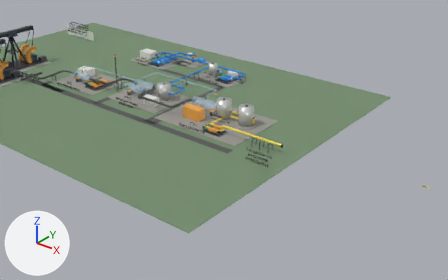
Two versions of the Blender file field_development_complex_new.blend, one commit apart.
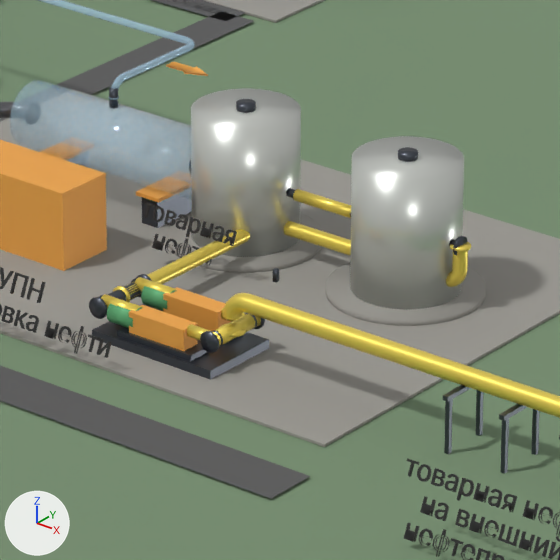
Each version is shown from a camera (50 mm lens) standing at (62.8, -55.6, 32.0) and looking at (19.9, -2.1, -1.2), then close up on the part from 42% to 60% of the width and 30% to 58% of the height. The axes (+X, +Y, +Z) are drawn at lower left. The lights are the same throughout. The last two pictures show the newer version.

In view in the first close-up: 'Field_ground', 'Label_товарная нефть\nна внешний\nнефт', 'Roads', 'UPN_export_pumps_common_skid', 'UPN_heater', 'UPN_pad', 'UPN_pump_to_export', 'UPN_sales_tank_A_body', 'UPN_sales_tank_B_body', 'UPN_sales_tank_B_foundation', 'UPN_tank_B_to_pump_suction', 'UPN_treater_body' and 40 more.
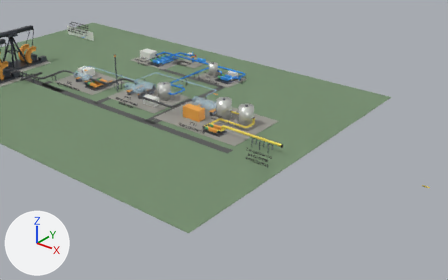
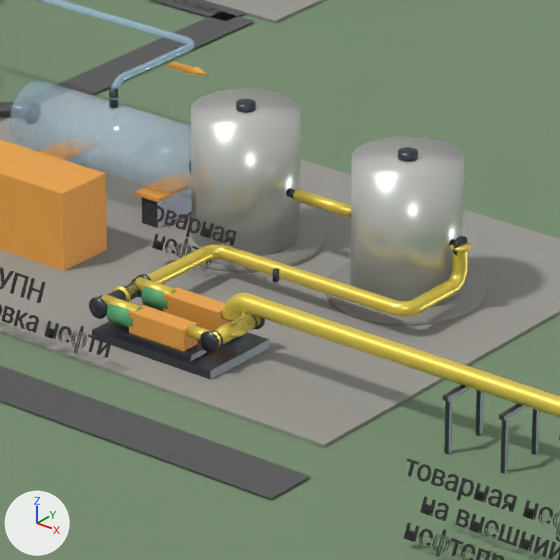
Changed parts and their boxes (x1, y1, x2, y2) in the close-ups (560 x 560 px; the box of a moved part takes in the faces that stretch with it):
```json
{"object": "UPN_tank_B_to_pump_suction", "change": "reshaped", "before": [124, 221, 468, 299], "after": [124, 244, 468, 317]}
{"part": 1, "of": "me_upn_tank_b_to_pump_suctionmesh", "change": "moved or reshaped", "before": [284, 221, 351, 256], "after": [222, 246, 394, 315]}
{"part": 2, "of": "me_upn_tank_b_to_pump_suctionmesh", "change": "moved or reshaped", "after": [389, 299, 422, 317], "on screen": "not visible before"}
{"part": 3, "of": "me_upn_tank_b_to_pump_suctionmesh", "change": "added", "after": [412, 280, 457, 313], "on screen": "yellow"}
{"part": 4, "of": "me_upn_tank_b_to_pump_suctionmesh", "change": "moved or reshaped", "before": [124, 229, 250, 298], "after": [124, 244, 228, 298]}
{"part": 5, "of": "me_upn_tank_b_to_pump_suctionmesh", "change": "moved or reshaped", "before": [446, 269, 468, 287], "after": [447, 269, 468, 294]}
```

Scene script edits in JSON lines:
```json
{"block": "me_upn_tank_b_to_pump_suctionmesh", "where": "# used by ob_upn_tank_b_to_pump_suction; location = (0.0, 0.0, 0.0)"}
{"op": "remove", "block": "me_upn_tank_b_to_pump_suctionmesh", "code": "me_upn_tank_b_to_pump_suctionmesh.from_pydata(...)  # 2240 vertices, 2140 faces; spans x 17.89..22.26, y -3.0..1.13, z 0.42..1.23"}
{"op": "add", "block": "me_upn_tank_b_to_pump_suctionmesh", "code": "me_upn_tank_b_to_pump_suctionmesh.from_pydata(...)  # 2520 vertices, 2380 faces; spans x 17.89..22.26, y -3.0..1.13, z 0.42..1.23"}
{"block": "me_upn_tank_b_to_pump_suctionmesh", "change": "me_upn_tank_b_to_pump_suctionmesh part 1: the loose piece of 720 vertices spanning x 18.28..21.87, y 0.87..1.13, z 0.42..0.68 is moved by (0.0, -1.5, 0.0)"}
{"block": "me_upn_tank_b_to_pump_suctionmesh", "change": "me_upn_tank_b_to_pump_suctionmesh part 2: the loose piece of 340 vertices spanning x 17.89..18.28, y 0.74..1.13, z 0.42..0.68 is multiplied about its middle by the matrix ((0.0, 1.0, 0.0), (1.0, 0.0, 0.0), (0.0, 0.0, -1.0)), then moved by (3.98, -1.37, 0.0)"}
{"block": "me_upn_tank_b_to_pump_suctionmesh", "change": "me_upn_tank_b_to_pump_suctionmesh part 3: a new loose piece of 220 vertices spanning x 22.0..22.26, y -0.24..0.74, z 0.42..0.68, in mat_sales_oil_pipeline (yellow #f9df61)"}
{"block": "me_upn_tank_b_to_pump_suctionmesh", "change": "me_upn_tank_b_to_pump_suctionmesh part 4: 22 vertices moved within x 17.89..18.15, y -2.69..-0.71, z 0.42..0.68; 676 vertices removed from x 17.89..18.15, y -2.79..0.74, z 0.42..0.68; 736 vertices added at x 17.89..18.28, y -2.8..-0.37, z 0.42..0.68"}
{"block": "me_upn_tank_b_to_pump_suctionmesh", "change": "me_upn_tank_b_to_pump_suctionmesh part 5: 2 vertices moved within x 22.02..22.05, y 0.89..0.92, z 0.77; 307 vertices removed from x 21.87..22.26, y 0.87..1.13, z 0.42..0.8; 307 vertices added at x 22.0..22.26, y 0.74..1.13, z 0.42..0.8"}
```
